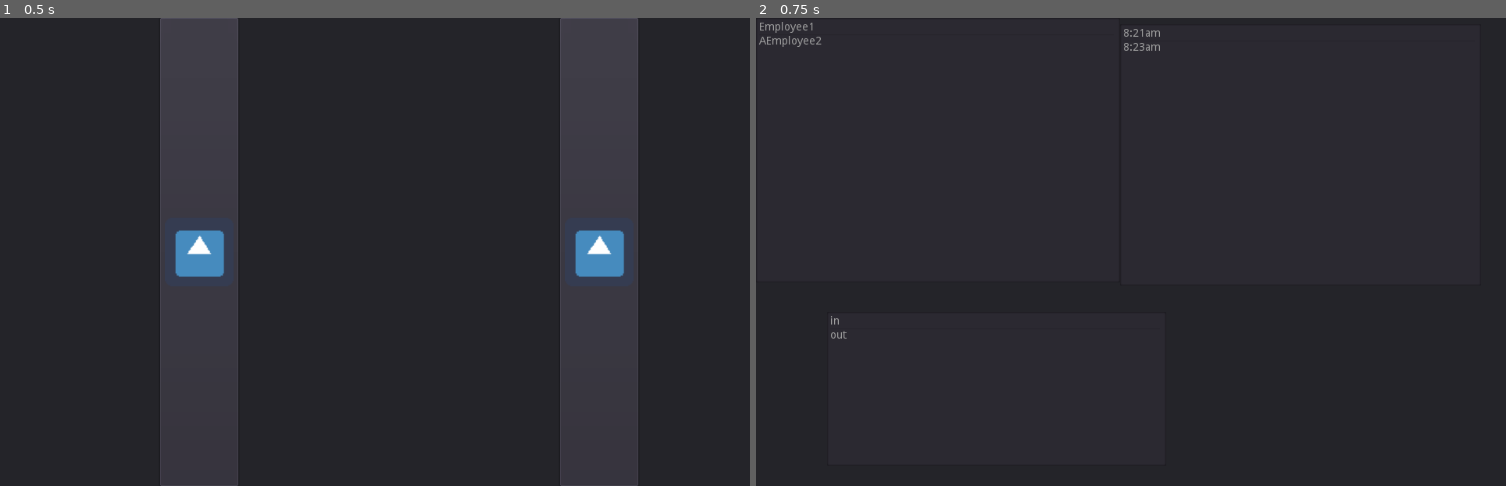
Above: before the commit, frames 1-2 (left to right).
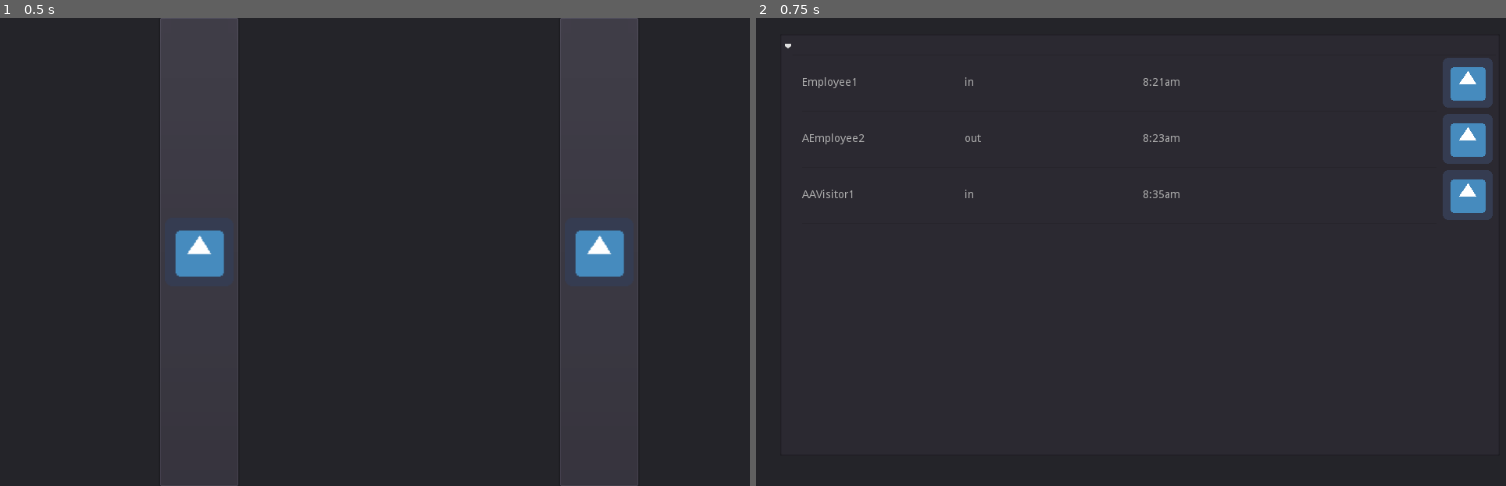
Above: after the commit, the same moments.

Repository: DevelopedAphid/WriggleIn
Game: Godot game, scene res://MainScreen.tscn
Two runs of this game, one before a commit and one after it. Both use one fixed random seed, a clock stepped at 60 frames per second and the inputs below. The engine's default icon, where the game draws it, is replaced by a stand-in: a white triangle on a blue panel in a dark square.
Inputs (mouse positions are in pixels of both pictures, inside the frame that each line leads up to):
- Up to frame 1 (0.5 s): no input
- Up to frame 2 (0.75 s): click (958, 252) at 0.5 s

Frame 1 is identical in both runs. In frame 2, 2.7% of the frame differs, in the area x 0-99%, y 0-69%.

Commit message:
Swap lists to a tree
- Trees better than lists for this
- Button changes to red when first pressed

Diff:
--- a/EmployeeList.gd
+++ /dev/null
@@ -1,9 +0,0 @@
-extends ItemList
-
-signal employee_added(employee_id)
-
-func _ready():
-	for n in Global.person_dict.size():
-		if Global.person_dict[n].Type == "Employee":
-			add_item(str(Global.person_dict[n].Name))
-			emit_signal("employee_added", n)
--- a/EmployeeStatusList.gd
+++ /dev/null
@@ -1,8 +0,0 @@
-extends ItemList
-
-func _on_EmployeeNameList_employee_added(employee_id):
-	add_item(str(Global.person_dict[employee_id].Status))
-
-
-func _on_EmployeeNameList_item_selected(index):
-	select(index)
--- /dev/null
+++ b/EmployeeTree.gd
@@ -0,0 +1,22 @@
+extends Tree
+
+func _ready():
+	var tree: Tree = self
+	tree.select_mode = 1
+
+	var root: TreeItem = tree.create_item()
+
+	for n in Global.person_dict.size():
+		var current_tree_item: TreeItem = tree.create_item()
+		current_tree_item.set_text(0,Global.person_dict[n].Name)
+		current_tree_item.set_text(1,Global.person_dict[n].Status)
+		current_tree_item.set_text(2,Global.person_dict[n].Time_status_changed)
+		current_tree_item.add_button(3, load("res://icon.png"))
+
+
+	print(tree.get_root())
+
+
+func _on_EmployeeTree_button_pressed(item, column, id):
+	item.set_button(column, id, load("res://icon_red.png"))
+	print(item)
--- a/EnterScreen.tscn
+++ b/EnterScreen.tscn
@@ -1,8 +1,6 @@
-[gd_scene load_steps=4 format=2]
+[gd_scene load_steps=2 format=2]
 
-[ext_resource path="res://EmployeeList.gd" type="Script" id=1]
-[ext_resource path="res://TimeOutList.gd" type="Script" id=3]
-[ext_resource path="res://EmployeeStatusList.gd" type="Script" id=4]
+[ext_resource path="res://EmployeeTree.gd" type="Script" id=2]
 
 [node name="Control" type="Control"]
 anchor_right = 1.0
@@ -18,32 +16,15 @@
 "_edit_use_anchors_": false
 }
 
-[node name="EmployeeNameList" type="ItemList" parent="EnterPanel"]
-margin_right = 466.0
-margin_bottom = 339.0
-script = ExtResource( 1 )
+[node name="EmployeeTree" type="Tree" parent="EnterPanel"]
+margin_left = 31.0
+margin_top = 21.0
+margin_right = 952.0
+margin_bottom = 561.0
+columns = 4
+script = ExtResource( 2 )
 __meta__ = {
 "_edit_use_anchors_": false
 }
 
-[node name="TimeOutList" type="ItemList" parent="EnterPanel"]
-margin_left = 466.0
-margin_top = 8.0
-margin_right = 928.0
-margin_bottom = 343.0
-script = ExtResource( 3 )
-__meta__ = {
-"_edit_use_anchors_": false
-}
-
-[node name="EmployeeStatusList" type="ItemList" parent="EnterPanel"]
-margin_left = 91.0
-margin_top = 377.0
-margin_right = 525.0
-margin_bottom = 574.0
-script = ExtResource( 4 )
-
-[connection signal="employee_added" from="EnterPanel/EmployeeNameList" to="EnterPanel/TimeOutList" method="_on_EmployeeNameList_employee_added"]
-[connection signal="employee_added" from="EnterPanel/EmployeeNameList" to="EnterPanel/EmployeeStatusList" method="_on_EmployeeNameList_employee_added"]
-[connection signal="item_selected" from="EnterPanel/EmployeeNameList" to="EnterPanel/TimeOutList" method="_on_EmployeeNameList_item_selected"]
-[connection signal="item_selected" from="EnterPanel/EmployeeNameList" to="EnterPanel/EmployeeStatusList" method="_on_EmployeeNameList_item_selected"]
+[connection signal="button_pressed" from="EnterPanel/EmployeeTree" to="EnterPanel/EmployeeTree" method="_on_EmployeeTree_button_pressed"]
--- a/TimeOutList.gd
+++ /dev/null
@@ -1,8 +0,0 @@
-extends ItemList
-
-func _on_EmployeeNameList_item_selected(index):
-	select(index)
-
-
-func _on_EmployeeNameList_employee_added(employee_id):
-	add_item(str(Global.person_dict[employee_id].Time_status_changed))
